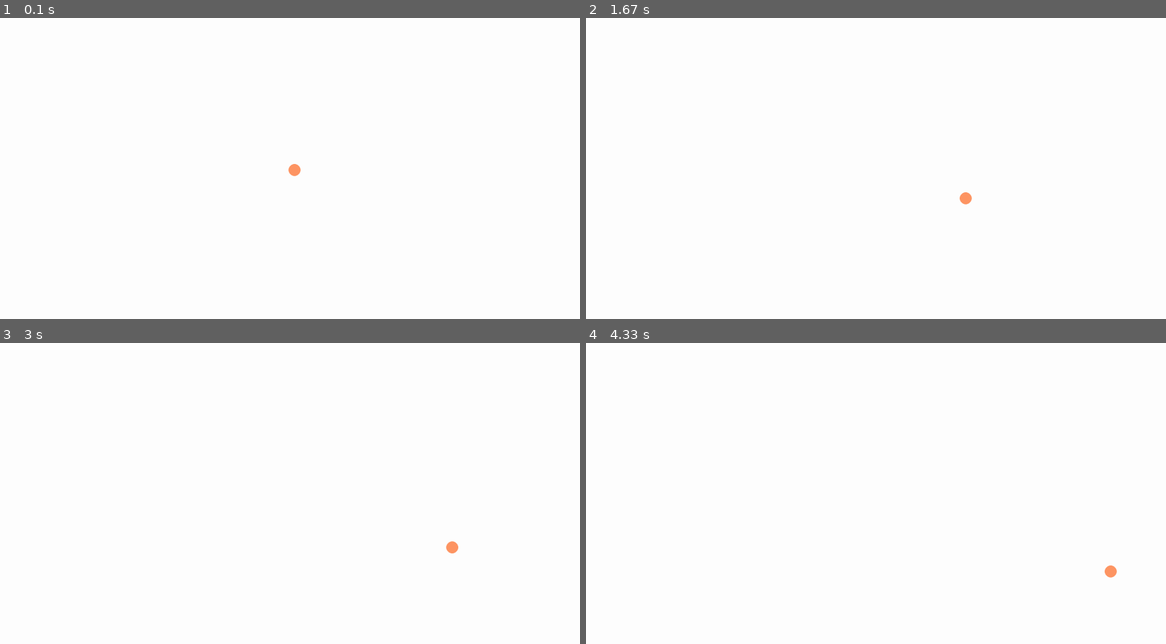
Above: before the commit, frames 1-4 (two rows, left to right).
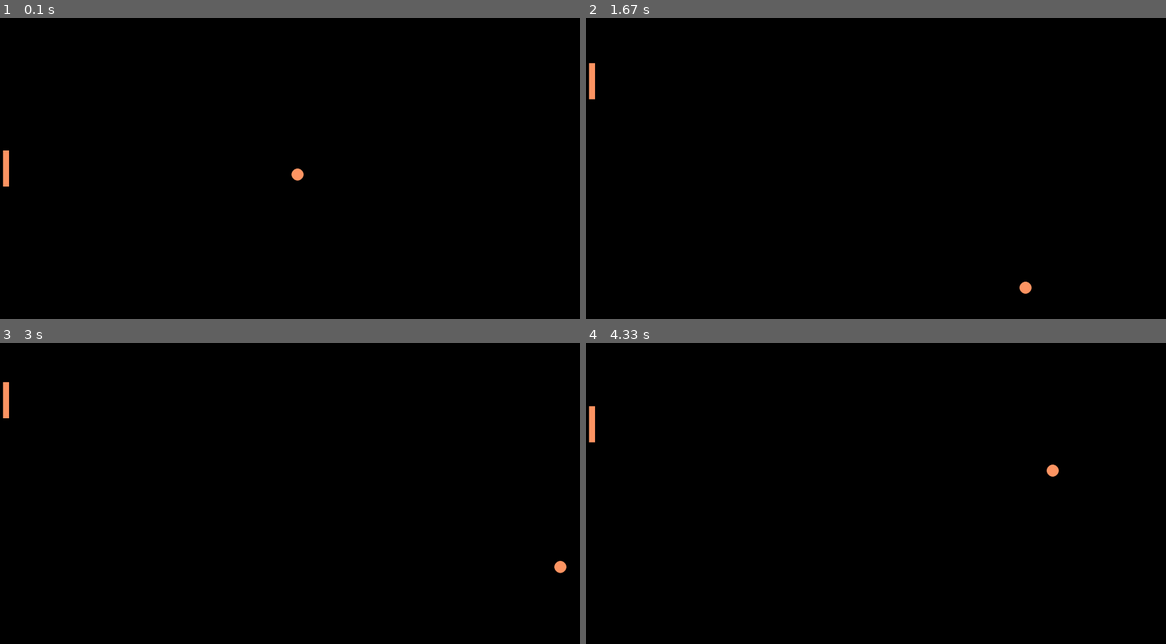
Above: after the commit, the same moments.

Repository: velfor/Python-Nalibotskaya
Game: pygame game, started from Pong2022/pong v1.py
Two runs of this game, one before a commit and one after it. Both use one fixed random seed, a clock stepped at 60 frames per second and the inputs below.
Inputs:
- Up to frame 1 (0.1 s): no input
- Up to frame 2 (1.67 s): hold W 0.33-0.8 s; hold S 0.83-1.13 s; hold W 1.17-1.53 s; hold S from 1.57 s (still down)
- Up to frame 3 (3 s): release S at 1.93 s; hold W 1.97-2.27 s; hold S 2.3-2.6 s; hold W from 2.63 s (still down)
- Up to frame 4 (4.33 s): release W at 3 s; hold S 3.03-3.4 s; hold W 3.43-3.73 s; hold S 3.77-4.07 s; hold W from 4.1 s (still down)

The runs differ from the first frame. In frame 1, 100% of the frame differs, in the area x 0-100%, y 0-100%; in frame 2, 100%; in frame 3, 100%; in frame 4, 100%.

Commit message:
Add files via upload

Diff:
--- a/Pong2022/pong v1.py
+++ b/Pong2022/pong v1.py
@@ -6,6 +6,9 @@
 FPS = 60
 SCREEN_WIDTH = 1920
 SCREEN_HEIGHT = 1000
+BAT_WIDTH = 20
+BAT_HEIGHT = 120
+BAT_OFFSET = 10
 BLACK = (0, 0, 0)
 WHITE = (255, 255, 255)
 ORANGE = (255, 150, 100)
@@ -18,11 +21,17 @@
 # радиус мяча
 r = 20
 # координаты мяча
-ball_x = SCREEN_WIDTH//2
+ball_x = SCREEN_WIDTH // 2
 ball_y = SCREEN_HEIGHT // 2
 # скорости мяча
-ball_speed_x = 3
-ball_speed_y = 1
+ball_speed_x = 5
+ball_speed_y = 4
+
+#координаты ракетки
+bat_x = BAT_OFFSET
+bat_y = (SCREEN_HEIGHT - BAT_HEIGHT) // 2
+#скорость ракетки
+bat_speed_y = 0
 
 # главный цикл
 while True:
@@ -49,10 +58,37 @@
     if ball_x >= SCREEN_WIDTH - r:
         # летел направо - полетел налево
         ball_speed_x = -ball_speed_x
+    #верхний
+    if ball_y <= r:
+        ball_speed_y = -ball_speed_y
+    #нижний
+    if ball_y >= SCREEN_HEIGHT - r:
+        ball_speed_y = -ball_speed_y
+
+    #передвигаем ракетку по экрану
+
+    bat_y += bat_speed_y
+
+    keys = pygame.key.get_pressed()
+    #если нажата
+    if keys[pygame.K_s]:
+        bat_speed_y = 10
+    #если нажата
+    if keys[pygame.K_w]:
+        bat_speed_y = -10
+
+    if bat_y <= 0:
+
+        bat_y = 0
+
+    elif bat_y >= SCREEN_HEIGHT - BAT_HEIGHT:
+
+        bat_y = SCREEN_HEIGHT - BAT_HEIGHT
 
     # обновление экрана
     # заливаем фон
-    sc.fill(WHITE)
+    sc.fill(BLACK)
     # рисуем круг
     pygame.draw.circle(sc, ORANGE,(ball_x, ball_y), r)
+    pygame.draw.rect(sc, ORANGE, (bat_x, bat_y, BAT_WIDTH, BAT_HEIGHT))
     pygame.display.update()
